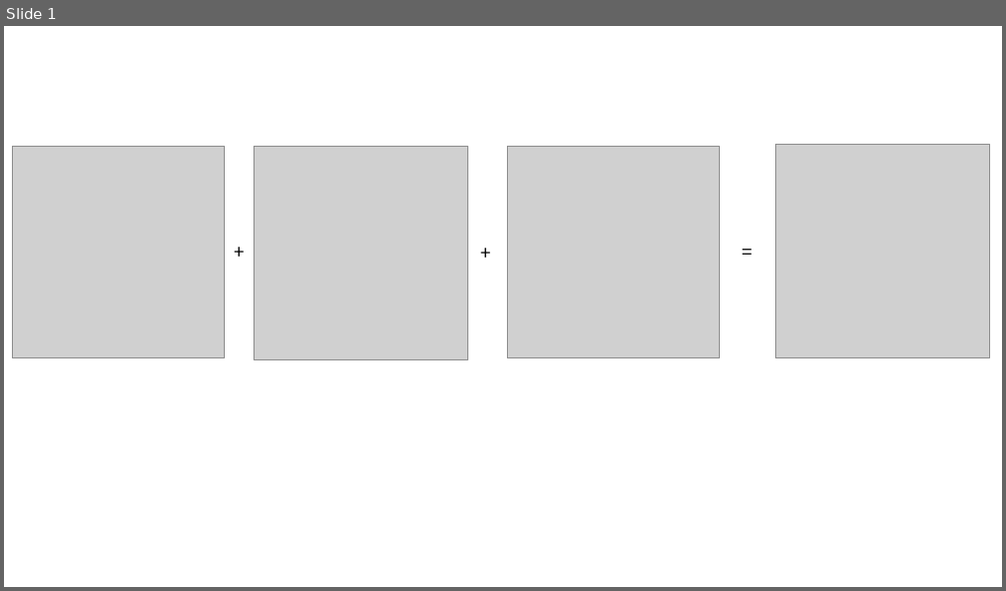
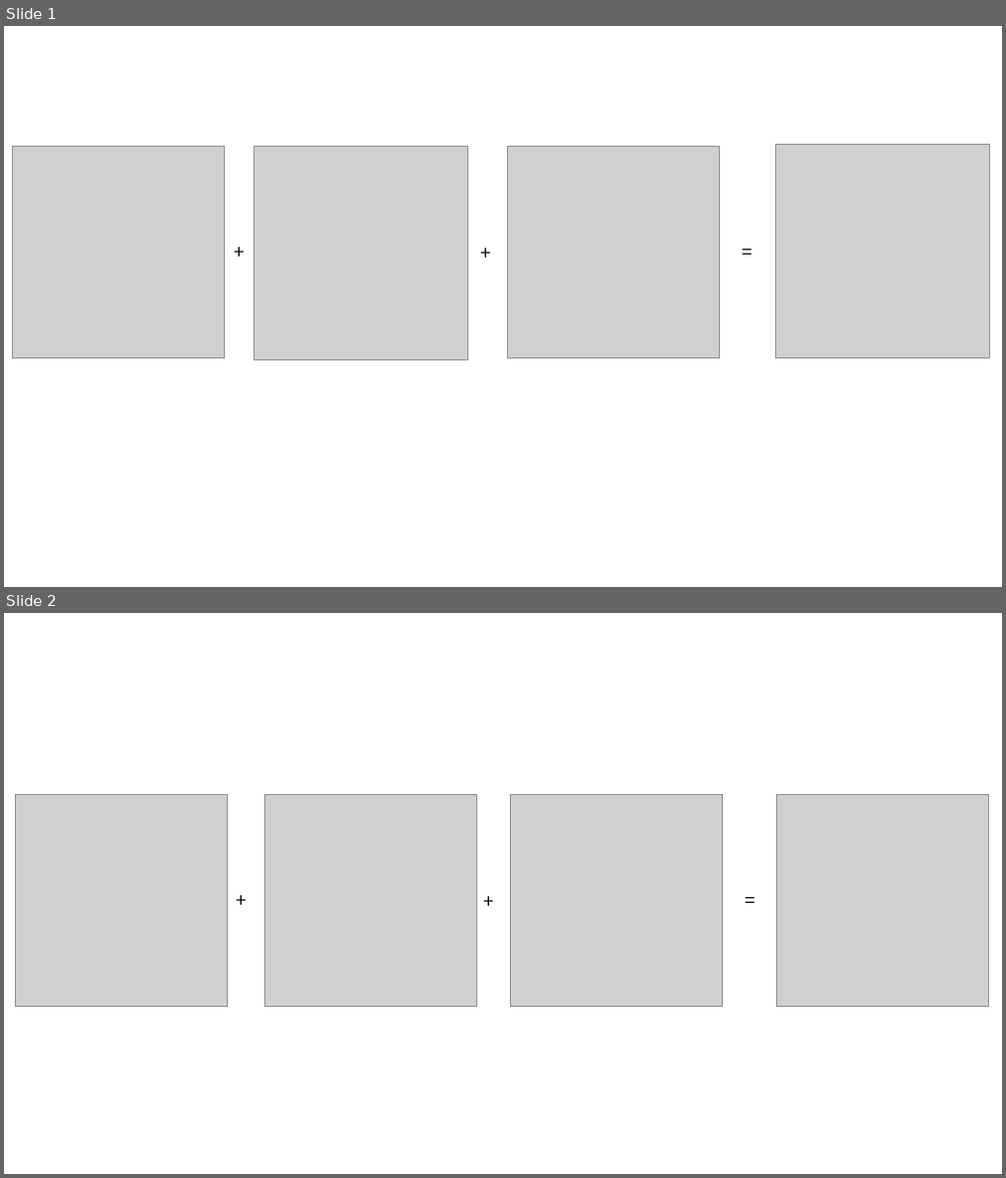
Before and after one commit to LamForest/GAMES101-Computer-Graphics-Assignment, a slide deck: Assignment3-Windows/Code/build/result.pptx. Shown one above the other, each under a label of ours: slide 1 before the commit, slides 1 and 2 after it. The pictures are 1006x591 and 1006x1178 pixels, drawn with LibreOffice and Linux fonts; fonts in the diff are those of the drawing; grey boxes stand for pictures. Boxes give left, top, right and bottom in pixels: in the first picture for what was removed or moved away, otherwise in the second. Text is boxed around its words. In the diff, an @@ line names an element or a change of style, - is before the commit and + after.

```diff
--- a/Assignment3-Windows/Code/build/result.pptx
+++ b/Assignment3-Windows/Code/build/result.pptx
@@ slide 2 added at [4,613,1002,1174], background #FFFFFF @@
@@ picture added at [15,794,227,1006] @@
@@ picture added at [264,794,476,1006] @@
@@ picture added at [510,794,722,1006] @@
@@ picture added at [777,794,989,1006] @@
@@ text added at [230,885,257,916], 18 pt, text #000000 @@
++
@@ text added at [476,886,504,916], 18 pt, text #000000 @@
++
@@ text added at [739,885,766,916], 18 pt, text #000000 @@
+=
```
Also in this commit, not shown: 8 other files.
